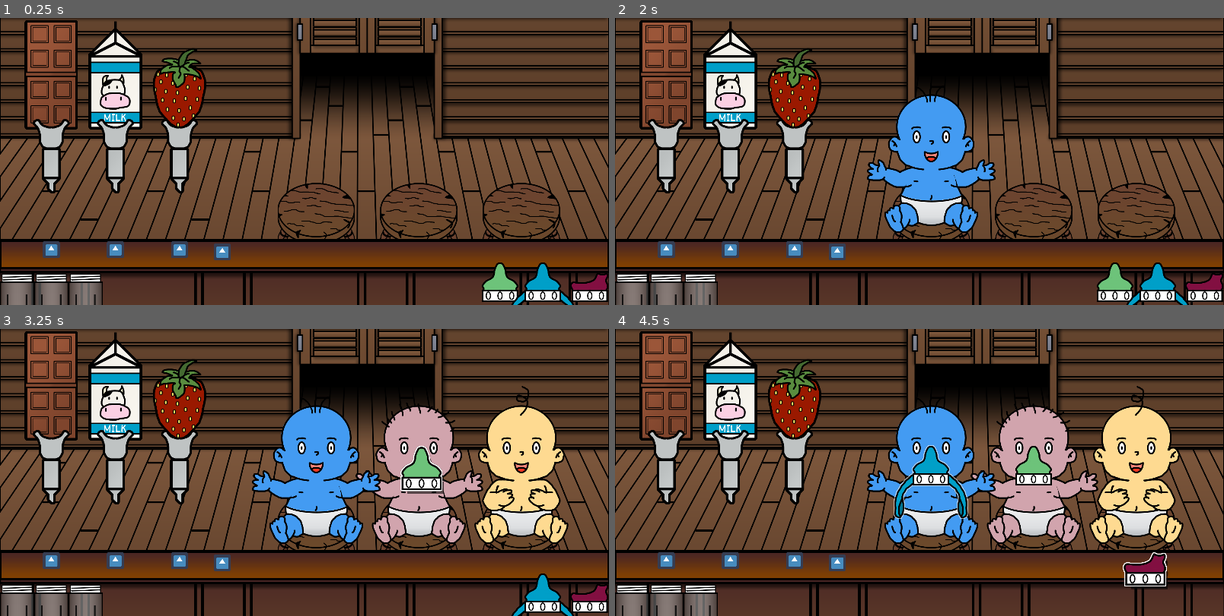
Above: before the commit, frames 1-4 (two rows, left to right).
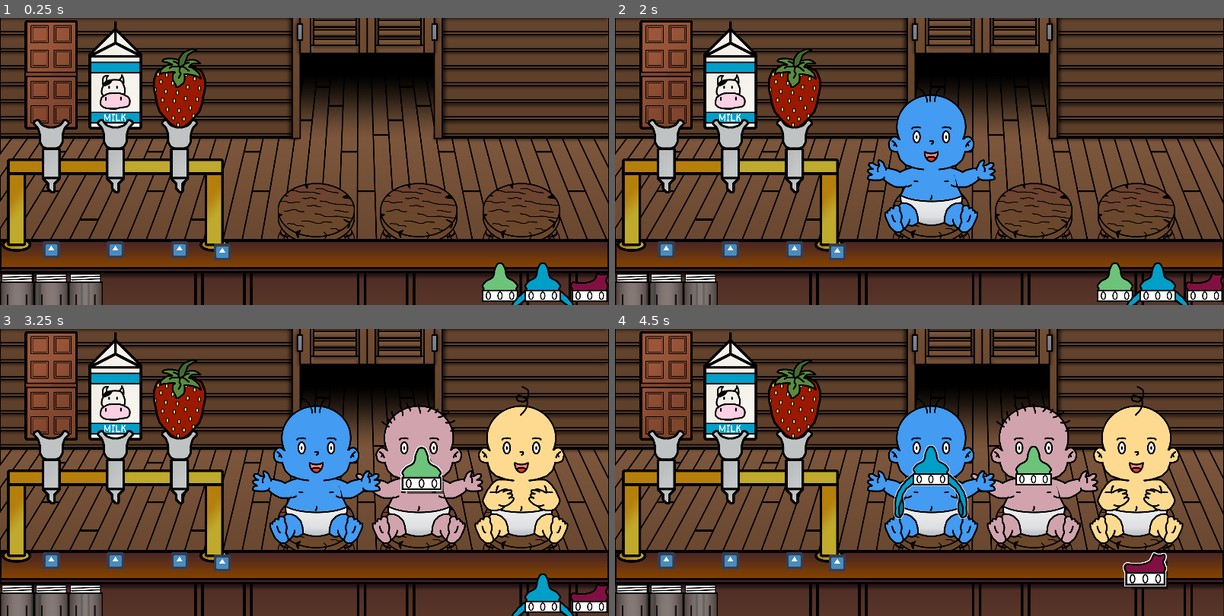
Above: after the commit, the same moments.

Repository: Gravedigger7789/little-willys-milk-bar
Game: Godot game, scene res://World.tscn
The game is run twice, just before and just after one commit, with the same random seed, the same clock (stepped at 60 frames per second) and the same inputs. The engine's default icon, where the game draws it, is replaced by a stand-in: a white triangle on a blue panel in a dark square.
Inputs (mouse positions are in pixels of both pictures, inside the frame that each line leads up to):
- Up to frame 1 (0.25 s): no input
- Up to frame 2 (2 s): tap Enter at 0.5 s; drag from (663, 86) to (663, 250) at 0.52 s; tap Space at 1.25 s; drag from (730, 86) to (663, 250) at 1.27 s
- Up to frame 3 (3.25 s): move the mouse to (176, 397) at 2.02 s; press the mouse at (176, 397) at 2.03 s; release the mouse at (176, 397) at 2.75 s; drag from (499, 593) to (420, 463) at 2.77 s
- Up to frame 4 (4.5 s): drag from (1157, 593) to (931, 463) at 3.52 s; drag from (1205, 593) to (931, 463) at 4.27 s

The runs differ from the first frame. In frame 1, 3.1% of the frame differs, in the area x 0-38%, y 48-82%; in frame 2, 3.1%; in frame 3, 3.1%; in frame 4, 3.1%.

Commit message:
Added tap bar

Diff:
--- a/World.tscn
+++ b/World.tscn
@@ -1,9 +1,10 @@
-[gd_scene load_steps=10 format=2]
+[gd_scene load_steps=11 format=2]
 
 [ext_resource path="res://src/Objects/Bottle.tscn" type="PackedScene" id=1]
 [ext_resource path="res://assets/bar/bar-back.png" type="Texture" id=2]
 [ext_resource path="res://World.gd" type="Script" id=3]
 [ext_resource path="res://src/Objects/BottleCap.tscn" type="PackedScene" id=4]
+[ext_resource path="res://assets/tap/milk-tap.png" type="Texture" id=5]
 [ext_resource path="res://src/Objects/BottleLauncher.tscn" type="PackedScene" id=6]
 [ext_resource path="res://assets/background/background.png" type="Texture" id=7]
 [ext_resource path="res://assets/bar/bartop.png" type="Texture" id=8]
@@ -50,15 +51,19 @@
 position = Vector2( 1140, 907 )
 texture = ExtResource( 8 )
 
-[node name="Tap" parent="Bar" instance=ExtResource( 11 )]
-position = Vector2( 192, 512 )
+[node name="Tap" type="Sprite" parent="Bar"]
+position = Vector2( 432, 704 )
+texture = ExtResource( 5 )
 
-[node name="Tap2" parent="Bar" instance=ExtResource( 11 )]
-position = Vector2( 432, 512 )
+[node name="Tap" parent="Bar/Tap" instance=ExtResource( 11 )]
+position = Vector2( -240, -192 )
+
+[node name="Tap2" parent="Bar/Tap" instance=ExtResource( 11 )]
+position = Vector2( 0, -192 )
 handle_type = "Regular"
 
-[node name="Tap3" parent="Bar" instance=ExtResource( 11 )]
-position = Vector2( 672, 512 )
+[node name="Tap3" parent="Bar/Tap" instance=ExtResource( 11 )]
+position = Vector2( 240, -192 )
 handle_type = "Berry"
 
 [node name="BottleLauncher" parent="." instance=ExtResource( 6 )]
